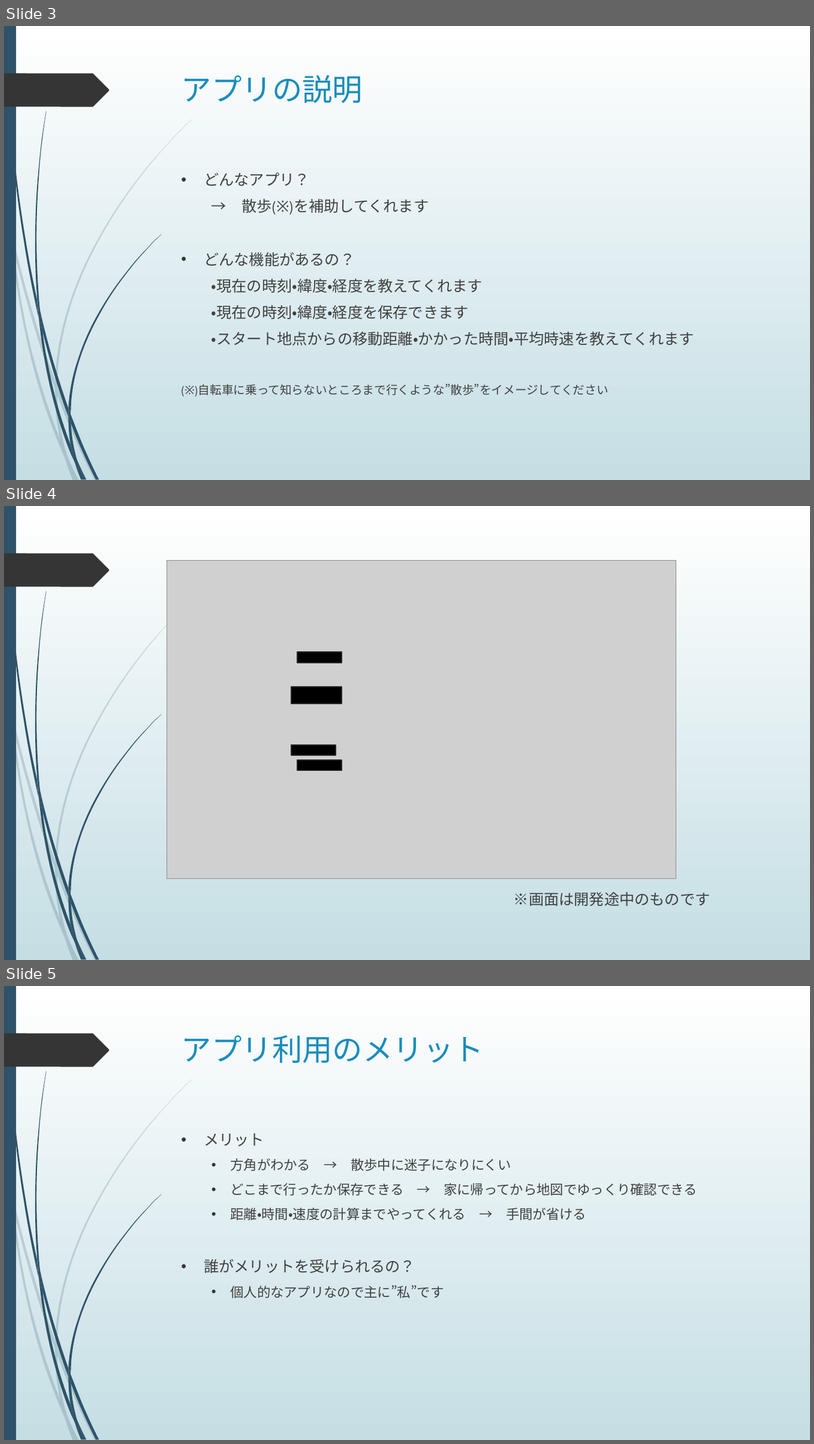
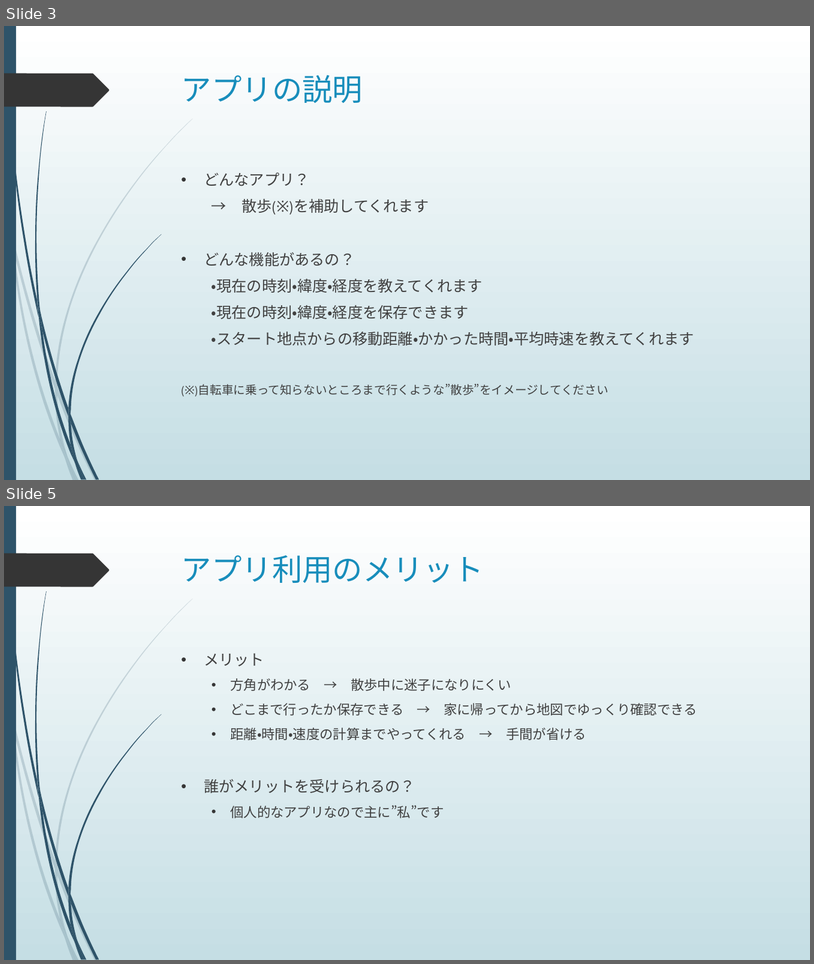
Before and after one commit to yu-chan-m/town, a slide deck: 散歩補助アプリ.pptx. Shown one above the other, each under a label of ours: slides 3, 4 and 5 before the commit, slides 3 and 5 after it; the slides between them are not shown. The pictures are 814x1444 and 814x964 pixels, drawn with LibreOffice and Linux fonts; fonts in the diff are those of the drawing; grey boxes stand for pictures. Boxes give left, top, right and bottom in pixels: in the first picture for what was removed or moved away, otherwise in the second. Text is boxed around its words. In the diff, an @@ line names an element or a change of style, - is before the commit and + after.

```diff
--- a/散歩補助アプリ.pptx
+++ b/散歩補助アプリ.pptx
@@ slide 4 removed at (x1=4, y1=506, x2=810, y2=960), background gradient #FFFFFF to #C5DEE5; not listed: 24 template elements that a slide beside it also shows @@
@@ group removed at (x1=167, y1=560, x2=676, y2=878): 4 rectangles, 1 picture @@
@@ text removed at (x1=514, y1=892, x2=711, y2=906) @@
-※画面は開発途中のものです
```
Also in this commit, not shown: 1 slide changed, 1 slide added.
